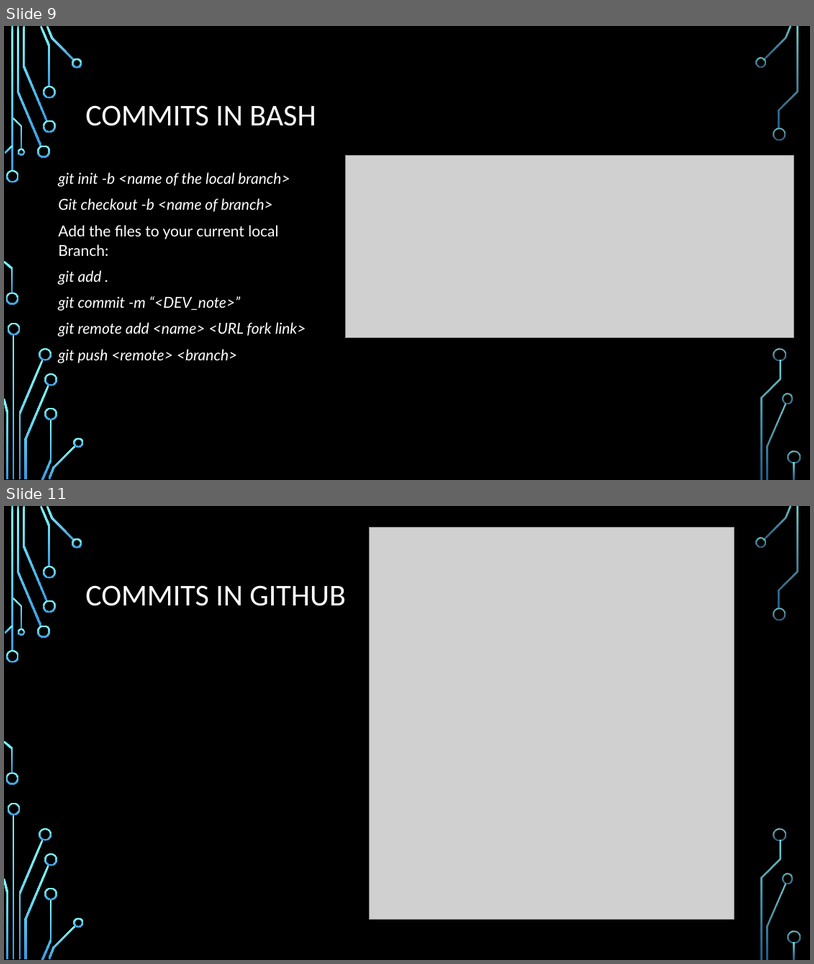
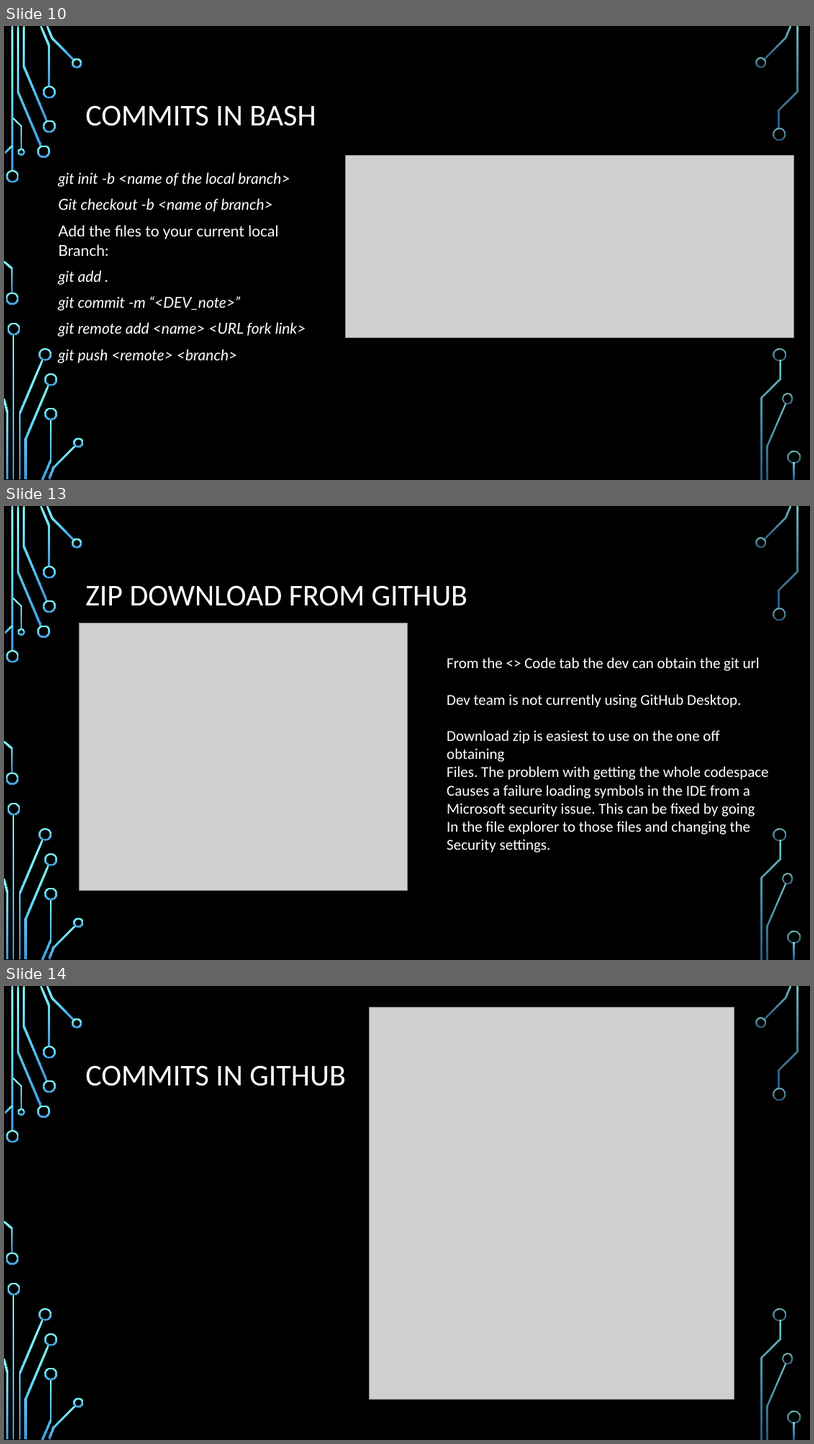
Before and after one commit to Ndig-BRO/DEV_training, a slide deck: BREAULT SWD TRAINING.pptx. Shown one above the other, each under a label of ours: slides 9 and 11 before the commit, slides 10, 13 and 14 after it; the slides between them are not shown. The pictures are 814x964 and 814x1444 pixels, drawn with LibreOffice and Linux fonts; fonts in the diff are those of the drawing; grey boxes stand for pictures; background and template pictures are left out. Boxes give left, top, right and bottom in pixels: in the first picture for what was removed or moved away, otherwise in the second. Text is boxed around its words. In the diff, an @@ line names an element or a change of style, - is before the commit and + after.

```diff
--- a/BREAULT SWD TRAINING.pptx
+++ b/BREAULT SWD TRAINING.pptx
@@ slide 13 added at <box>4,506,810,960</box>, background picture (left out); not listed: 36 template elements that a slide beside it also shows @@
@@ title added at <box>85,585,468,606</box>, 36 pt, text #FFFFFF @@
+ZIP DOWNLOAD FROM GITHUB
@@ picture added at <box>80,623,407,890</box> @@
@@ text added at <box>447,657,769,834</box>, 18 pt, text #FFFFFF @@
+From the <> Code tab the dev can obtain the git url
+Dev team is not currently using GitHub Desktop.
+Download zip is easiest to use on the one off obtaining
+Files. The problem with getting the whole codespace
+Causes a failure loading symbols in the IDE from a
+Microsoft security issue. This can be fixed by going
+In the file explorer to those files and changing the
+Security settings.
@@ what was slide 9 is now slide 10 @@
@@ what was slide 11 is now slide 14 @@
```
Also in this commit, not shown: 7 slides changed, 5 other slides added, 2 slides removed.
